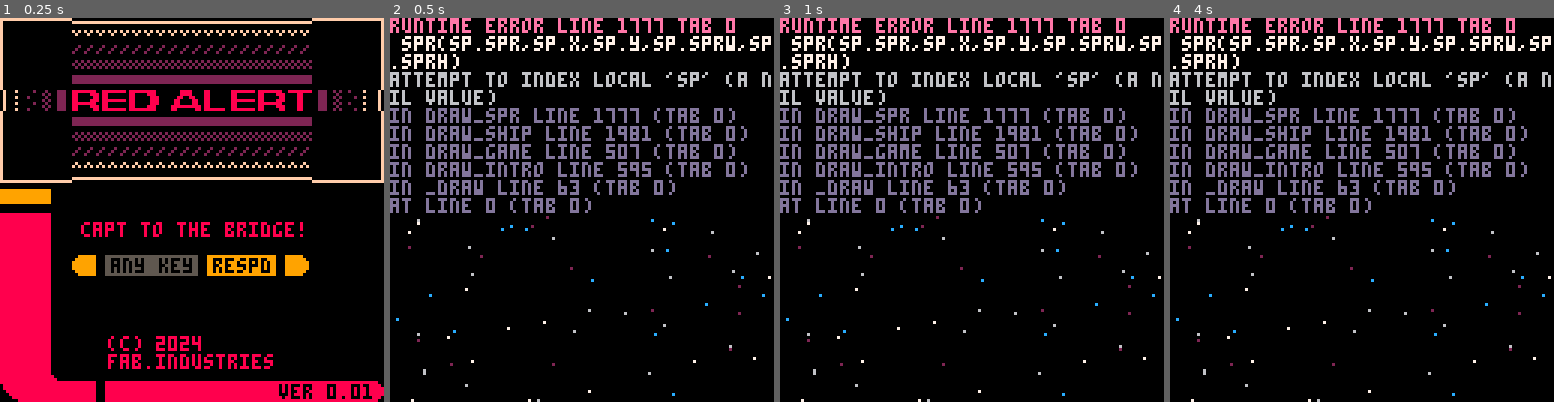
Above: before the commit, frames 1-4 (left to right).
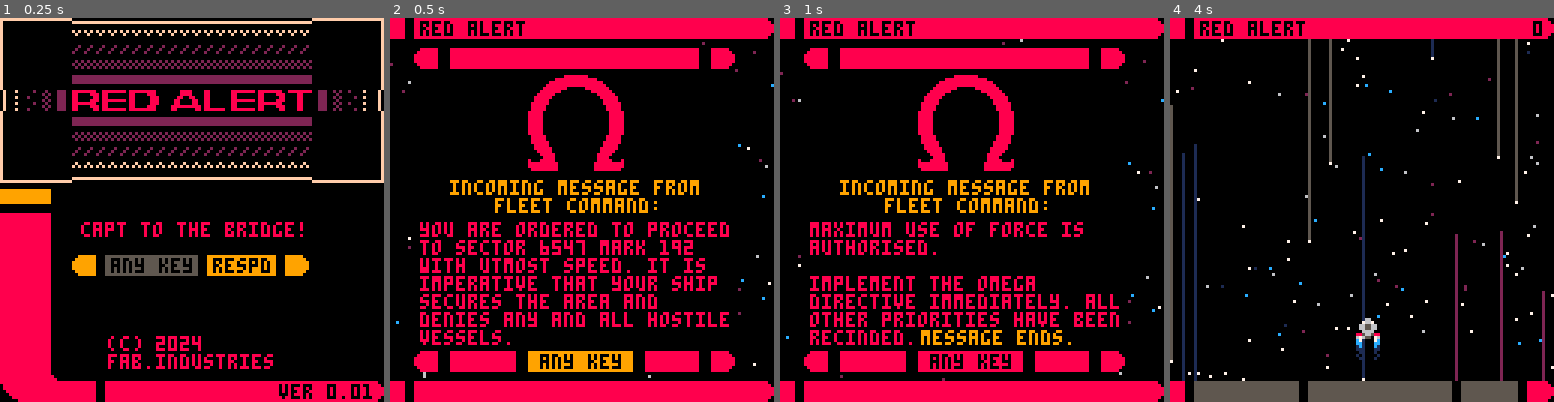
Above: after the commit, the same moments.

Repository: fab-industries/red-alert
Game: PICO-8 cartridge redalert.p8
Two runs of this game, one before a commit and one after it. Both use one fixed random seed, a clock stepped at 60 frames per second and the inputs below.
Inputs:
- Up to frame 1 (0.25 s): no input
- Up to frame 2 (0.5 s): tap X (X key) at 0.33 s
- Up to frame 3 (1 s): tap O (Z key) at 0.7 s
- Up to frame 4 (4 s): tap X (X key) at 1.07, 1.85, 2.97 s; hold Right 1.6-2.1 s; tap O (Z key) every 0.4 s from 1.7 to 3.7 s; hold Up 2.15-2.42 s; hold Right 2.47-3.03 s; hold Left 3.08-3.58 s; hold Down 3.63-3.97 s

Frame 1 is identical in both runs. In frame 2, 39% of the frame differs, in the area x 0-100%, y 0-100%; in frame 3, 38%; in frame 4, 25%.
Error before the commit: runtime error line 1777 tab 0; spr(sp.spr,sp.x,sp.y,sp.sprw,sp.sprh); attempt to index local 'sp' (a nil value)

Commit message:
Fixed resulting from global ship variables

Diff:
--- a/redalert.p8
+++ b/redalert.p8
@@ -313,7 +313,14 @@
  --collision ship x enemies
  if invuln<=0 and ship_dead==false then
 	 for myen in all(wave) do
-	  if col(myen,ship) then
+
+   local shipl={}
+   shipl.x=ship_x
+   shipl.y=ship_y
+   shipl.colw=ship_colw
+   shipl.colh=ship_colh
+
+	  if col(myen,shipl) then
 	   --check if shield is gone
     --if ship_shield<=0 then
      ship_cont=false
@@ -539,7 +546,11 @@
  anim(torps)
 
  --torpedo flash
- flash(ship,"torp")
+  if ship_flash>0 then
+   circfill(ship_x+4,ship_y-2,ship_flash,8)
+   circfill(ship_x+3,ship_y-2,ship_flash,9)
+   ship_flash-=1
+  end
 
  --enemy muzzle flash
  --has to be named
@@ -1539,13 +1550,7 @@
 end
 
 function flash(obj,ftype)
- if ftype=="torp" then
-  if obj.flash>0 then
-   circfill(obj.x+4,obj.y-2,obj.flash,8)
-   circfill(obj.x+3,obj.y-2,obj.flash,9)
-   obj.flash-=1
-  end
- elseif ftype=="ti-muzzle" then
+ if ftype=="ti-muzzle" then
   if obj.flash>0 then
    circfill(obj.x+2,obj.y+7,obj.flash,3)
    circfill(obj.x+3,obj.y+7,obj.flash,11)
@@ -1981,7 +1986,7 @@
 
  if ship_cont then
   if invuln<=0 then
-   draw_spr(ship)
+   spr(ship_spr,ship_x,ship_y,1,1)
    if mode=="intro" and introt>685 then
     pset(ship_x,ship_y+7,12)
     pset(ship_x+7,ship_y+7,12)
Not shown, changed: redalert-todo.txt
